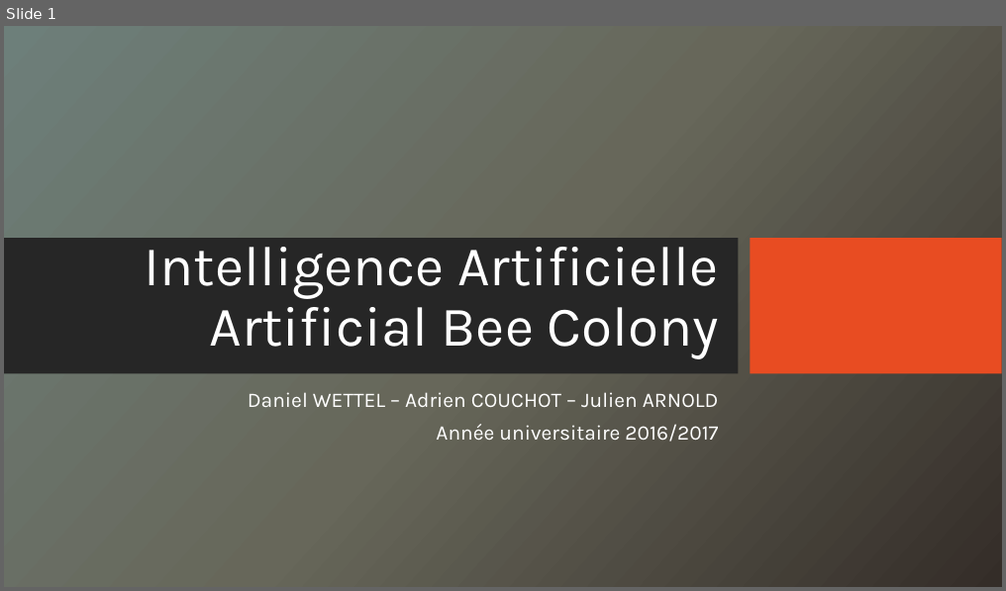
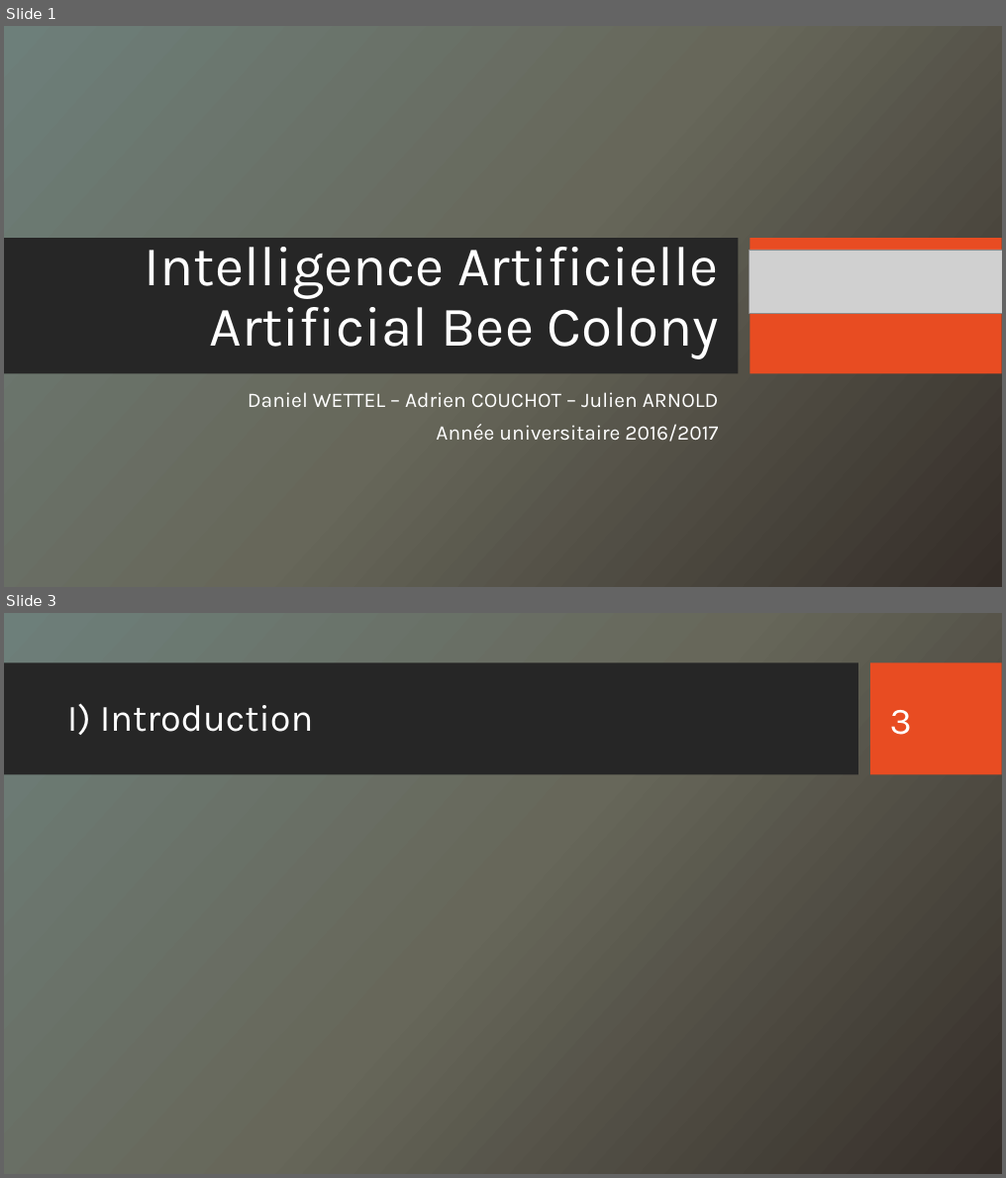
Before and after one commit to kazouke/Artificial-Bee-Colony, a slide deck: Intelligence Artificielle.pptx. Shown one above the other, each under a label of ours: slide 1 before the commit, slides 1 and 3 after it; the slides between them are not shown. The pictures are 1006x591 and 1006x1178 pixels, drawn with LibreOffice and Linux fonts; fonts in the diff are those of the drawing; grey boxes stand for pictures; background and template pictures are left out. Boxes give left, top, right and bottom in pixels: in the first picture for what was removed or moved away, otherwise in the second. Text is boxed around its words. In the diff, an @@ line names an element or a change of style, - is before the commit and + after.

```diff
--- a/Intelligence Artificielle.pptx
+++ b/Intelligence Artificielle.pptx
@@ slide 3 added at (4,613,1002,1174), background picture (left out) @@
@@ rectangle added at (4,663,858,775), fill #262626 @@
@@ rectangle added at (871,663,1002,775), fill #E84C22 @@
@@ title added at (67,703,314,735), 36 pt, text #FFFFFF @@
+I) Introduction
@@ page number added at (890,710,912,735), 36 pt, text #FFFFFF @@
+3
@@ slide 1 changed as well @@
@@ picture added at (749,250,1002,313) @@
```
Also in this commit, not shown: 4 other slides added, 1 slide removed, 1 other file.
